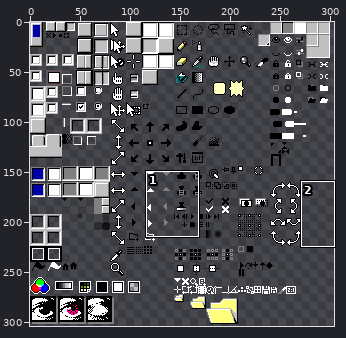
One commit to this sprite sheet: Aseprite 95/sheet.png. The first picture is a wide view before the edit; the outline marks the close-up.
Close-up. Old version:
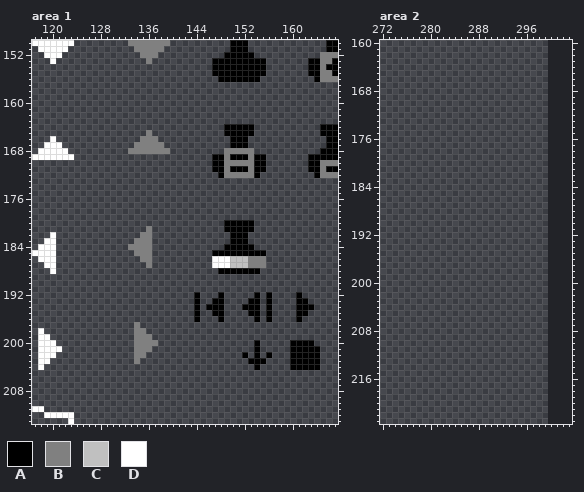
The file is 300x304 pixels. Pixels under 10% opacity are left out. Colours within 5 levels of each other are drawn and written as one. Shown: area 1: x 117..167, y 150..213; area 2: x 272..303, y 160..223. The old version is drawn lined up with the new one, on the new canvas. The commit also changed other parts of the picture, which this record leaves out.
Palette (. is transparent): A #000000  B #808080  C #c0c0c0  D #ffffff
Pixels before, area 1 (only the part around the change), first column x 117:
150 DDDDDDD.........BBBBBBB..........AAA.............AA
151 .DDDDD...........BBBBB...........AAA.............AA
152 ..DDD.............BBB...........AAAAA...........BBB
153 ...D...............B..........AAAAAAAAA.......AABBA
154 ..............................AAAAAAAAA.......AABAA
155 ..............................AAAAAAAAA.......AABBA
156 ...............................AAAAAAA.........ABBB
157 ...................................................
158 ...................................................
159 ...................................................
160 ...................................................
161 ...................................................
162 ...................................................
163 ...................................................
164 ................................AAAAA...........AAA
165 ...................B............AAAAA...........AAA
166 ...D..............BBB............AAA.............AA
167 ..DDD............BBBBB...........AAA.............AA
168 .DDDDD..........BBBBBBB.........BBBBB...........AAA
169 DDDDDDD.......................AABAAABAA.......AAAAA
170 ..............................AABBBBBAA.......AABBB
171 ..............................AABAAABAA.......AABAA
172 ...............................ABBBBBA.........ABBB
173 ...................................................
174 ...................................................
175 ...................................................
176 ...................................................
177 ...................................................
178 ...................................................
179 ...................................................
180 ................................AAAAA..............
181 ...................B............AAAAA..............
182 ...D..............BB.............AAA...............
183 ..DD.............BBB.............AAA...............
184 .DDD............BBBB............AAAAA..............
185 DDDD.............BBB..........AAAAAAAAA............
186 .DDD..............BB..........DDDCCCBBB............
187 ..DD...............B..........DDDCCCBBB............
188 ...D...........................AAAAAAA.............
189 ...................................................
190 ...................................................
191 ...................................................
192 ...........................A...A.....A.A....A......
193 ...........................A..AA....AA.A....AA.....
194 ...........................A.AAA...AAA.A....AAA....
195 ...........................A..AA....AA.A....AA.....
196 ...........................A...A.....A.A....A......
197 .................B.................................
198 .D...............BB................................
199 .DD..............BBB...............................
200 .DDD.............BBBB................A.....AAAA....
201 .DDDD............BBB.................A.....AAAAA...
202 .DDD.............BB................A.A.A...AAAAA...
203 .DD..............B..................AAA....AAAAA...
204 .D...................................A.....AAAAA...
205 ...................................................
206 ...................................................
207 ...................................................
208 ...................................................
209 ...................................................
210 ...................................................
211 DD.................................................
212 ..DDDDD............................................
213 ......D............................................
New version:
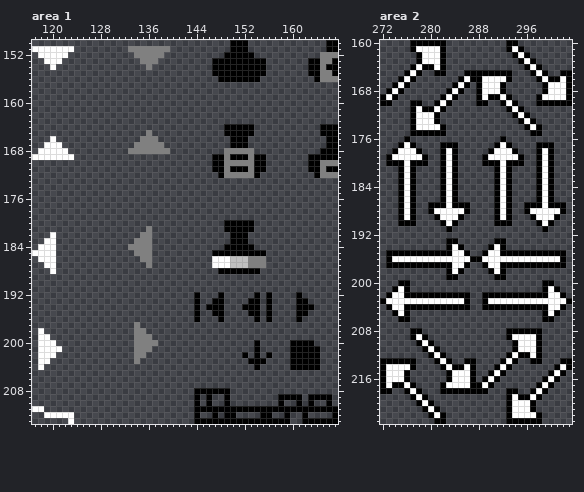
Changes in this commit:
canvas 300x304 -> 304x304
Changed rows in their new state; - is an unchanged pixel.
Area 1:
first column x 117:
150 .......---------.......
151 D-----D---------B-----B
152 -D---D-----------B---B-
153 --D-D-------------B-B--
154 ---D---------------B---
first column x 144:
208 AAAAAA------------------
209 A-A--A--------AAAA-AAAA-
210 A-A--A--------A--A-A--A-
211 AAAAAAAAAAAAAAAAAAAAAAAA
212 A--A-AA----AA--A--A----A
213 AAAAAAAAAAAAAAAA--AAAAAA
Area 2:
first column x 272:
160 -----AAAAAA----------AA---------
161 -----ADDDDA----------ADA--------
162 ------ADDDA-----------ADA-------
163 ------ADDDA------------ADA------
164 -----ADAADA-------------ADA-----
165 ----ADA--AA---AAAAAAAA---ADA--AA
166 ---ADA-------ADAADDDDA----ADAADA
167 --ADA-------ADA-ADDDA------ADDDA
168 -ADA-------ADA--ADDDA------ADDDA
169 ADA-------ADA---ADAADA----ADDDDA
170 AA---AA--ADA----AA--ADA---AAAAAA
171 -----ADAADA----------ADA--------
172 -----ADDDA------------ADA-------
173 -----ADDDA-------------ADA------
174 -----ADDDDA-------------ADA-----
175 -----AAAAAA--------------AA-----
176 ----A---------------A-----------
177 ---ADA----AAA------ADA----AAA---
178 --ADDDA---ADA-----ADDDA---ADA---
179 -ADDDDDA--ADA----ADDDDDA--ADA---
180 -AAADAAA--ADA----AAADAAA--ADA---
181 ---ADA----ADA------ADA----ADA---
182 ---ADA----ADA------ADA----ADA---
183 ---ADA----ADA------ADA----ADA---
184 ---ADA----ADA------ADA----ADA---
185 ---ADA----ADA------ADA----ADA---
186 ---ADA----ADA------ADA----ADA---
187 ---ADA--AAADAAA----ADA--AAADAAA-
188 ---ADA--ADDDDDA----ADA--ADDDDDA-
189 ---ADA---ADDDA-----ADA---ADDDA--
190 ---AAA----ADA------AAA----ADA---
191 -----------A---------------A----
193 -----------AA------AA-----------
194 -----------ADA----ADA-----------
195 -AAAAAAAAAAADDA--ADDAAAAAAAAAAA-
196 -ADDDDDDDDDDDDDAADDDDDDDDDDDDDA-
197 -AAAAAAAAAAADDA--ADDAAAAAAAAAAA-
198 -----------ADA----ADA-----------
199 -----------AA------AA-----------
200 ---AA----------------------AA---
201 --ADA----------------------ADA--
202 -ADDAAAAAAAAAAA--AAAAAAAAAAADDA-
203 ADDDDDDDDDDDDDA--ADDDDDDDDDDDDDA
204 -ADDAAAAAAAAAAA--AAAAAAAAAAADDA-
205 --ADA----------------------ADA--
206 ---AA----------------------AA---
208 -----AA--------------AAAAAA-----
209 -----ADA-------------ADDDDA-----
210 ------ADA-------------ADDDA-----
211 -------ADA------------ADDDA-----
212 --------ADA----------ADAADA-----
213 AAAAAA---ADA--AA----ADA--AA---AA
214 ADDDDA----ADAADA---ADA-------ADA
215 ADDDA------ADDDA--ADA-------ADA-
216 ADDDA------ADDDA-ADA-------ADA--
217 ADAADA----ADDDDAADA-------ADA---
218 AA--ADA---AAAAAAAA---AA--ADA----
219 -----ADA-------------ADAADA-----
220 ------ADA------------ADDDA------
221 -------ADA-----------ADDDA------
222 --------ADA----------ADDDDA-----
223 ---------AA----------AAAAAA-----
Where, in picture pixels (left, top, right, bottom), the same in both close-ups:
changed: (32, 40, 74, 70)
changed: (128, 40, 170, 70)
added: (194, 388, 338, 424)
added: (380, 40, 572, 424)
